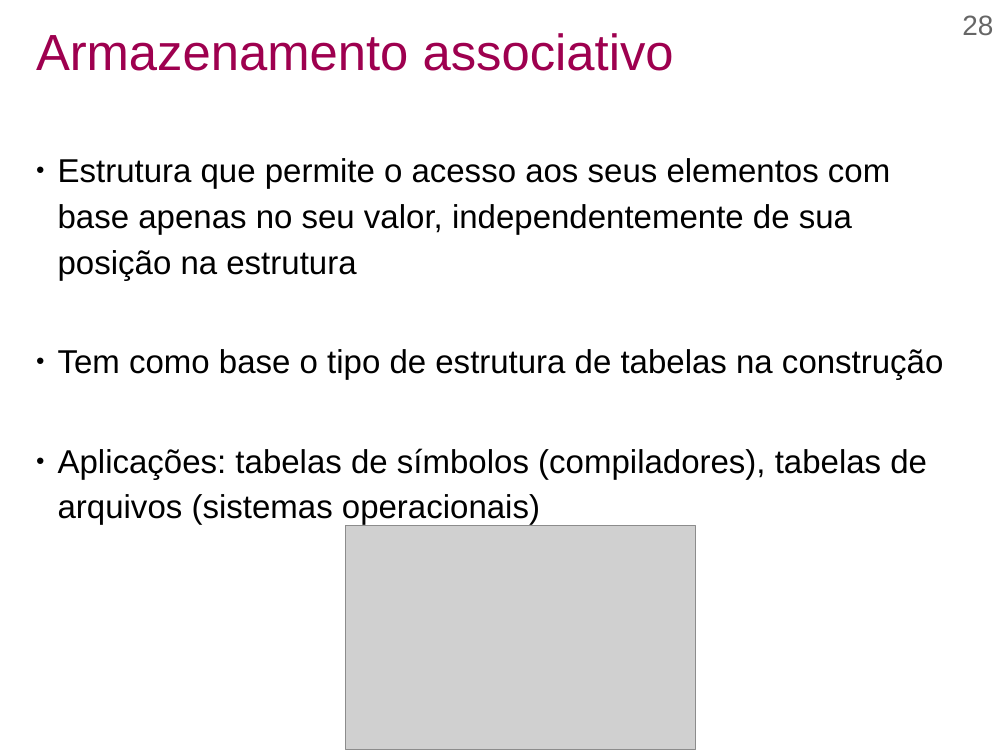
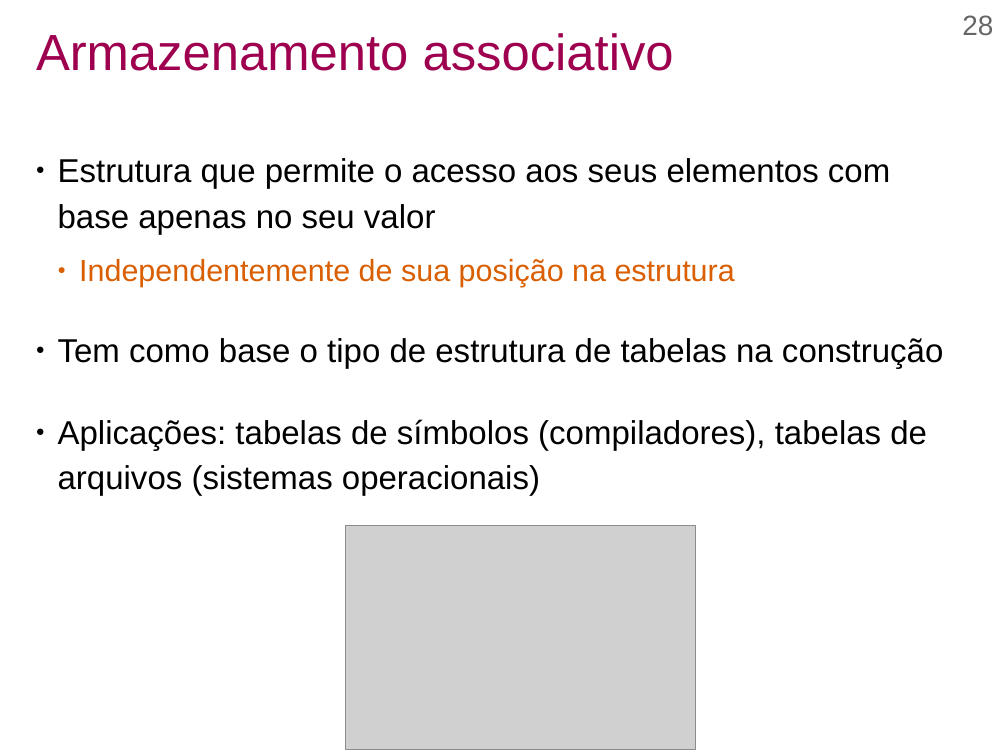
Before and after one commit to efurlanm/teaching, a slide deck: slide 28 of aed/AED-U1S1-Revisao.odp. Drawn at 1008x756 pixels with LibreOffice and Linux fonts; fonts in the diff are those of the drawing; grey boxes stand for pictures; background and template pictures are left out. Boxes give left, top, right and bottom in pixels: in the first picture for what was removed or moved away, otherwise in the second. Text is boxed around its words. In the diff, an @@ line names an element or a change of style, - is before the commit and + after.

```diff
--- a/aed/AED-U1S1-Revisao.odp
+++ b/aed/AED-U1S1-Revisao.odp
@@ text at (x1=58, y1=158, x2=890, y2=287): text changed @@
-● Estrutura que permite o acesso aos seus elementos com base apenas no seu valor, independentemente de sua posição na estrutura
+● Estrutura que permite o acesso aos seus elementos com base apenas no seu valor
+  ● Independentemente de sua posição na estrutura
@@ text at (x1=58, y1=338, x2=943, y2=496): less space between paragraphs @@
```
Also in this commit, not shown: 1 other slide changed, 14 other files.
